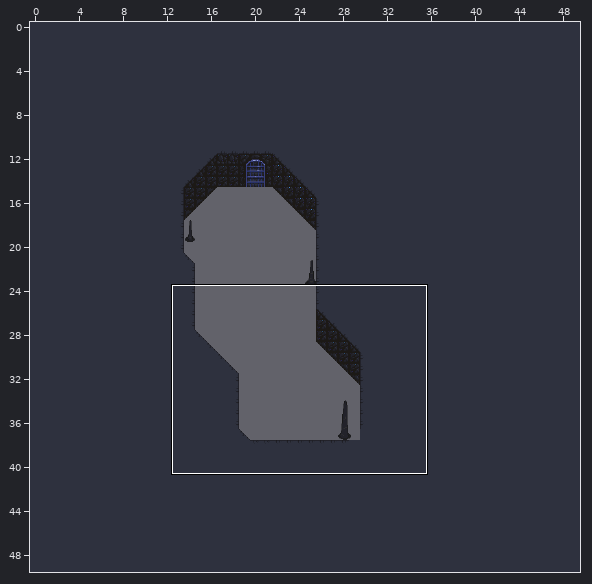
Level history. Tiled map: public/maps/room2.tmx. Above, an overview of the earlier version with the close-up marked.
Close-up. Before:
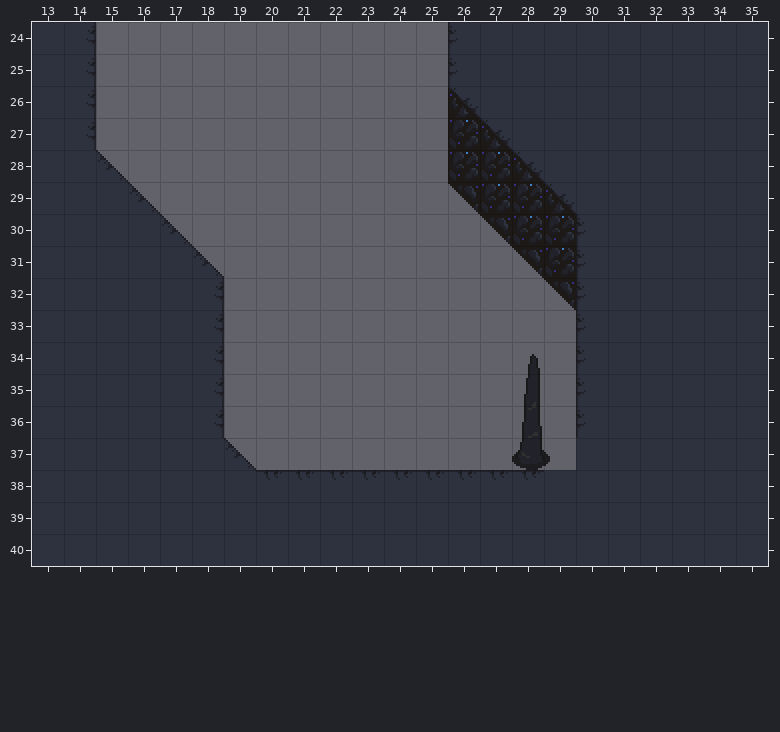
Cells are 16x16 px. Shown: x 13..35, y 24..40. The commit also changed other parts of the map, which this record leaves out.
New version:
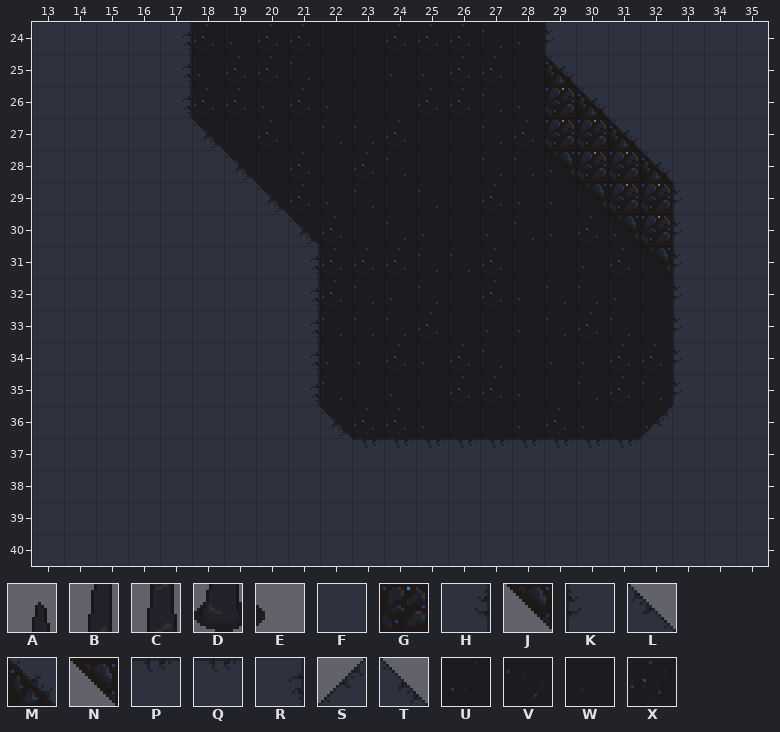
Key: from "room2_objects": A 15, B 32, C 49, D 66, E 67; from "room2_walls": F 0, G 666, H 763, J 772, K 826, L 1064, M 1326, N 1476, P 1920, Q 1922; from "tileset": R 2 turned 180, S 4, T 4 turned 90, U 6, V 7, W 14, X 15.
_ is an empty cell.
Tiles replaced or removed in this view: A, B, C, D, E, F, G, H, K, L, M, N, P, Q.
Tiles of an added or newly shown layer are drawn over the layers below it.
From old to new:
Changed rows in their new state; . is an unchanged cell.
Layer "Floor" (added):
first column x 18:
24 XUXXWWXXXVU....
25 UXXVWWUUXXW....
26 XXUXUWWXXVU....
27 WWXWVVXWWVX....
28 .VWXWXVWWVVU...
29 ..UXUVWVWXUUW..
30 ...WXWVUWUVUXU.
31 ....XXXVVXWWUXW
32 ....XVUVWXUVVUW
33 ....VVVXWUUVXVW
34 ....UUXUXVWUUXX
35 ....VWUWXXUWVXV
36 ....WXXUWWUXUWU
Layer "Tile Layer Background":
first column x 14:
24 FFFR........___K....
25 FFFR........___M....
26 FFFR........___GM...
27 FFFFT.......___GGM..
28 .FFFFT......___JGGM.
29 ..FFFFT.....____JGGK
30 ...FFFFT.....____JGK
31 ....FFFR......____JK
32 ....FFFR.......____K
33 ....FFFR........___K
34 ....FFFR......_.___K
35 ....FFFR......_.___K
36 ....FFFFT....._.__S.
37 .....FFFFQQQQQQQQQ..
38 ......FFFFFFFFF.....
Boxes around the changes in both close-ups, in picture pixels (x1, y1, x2, y2):
changed: (86, 22, 682, 480)
